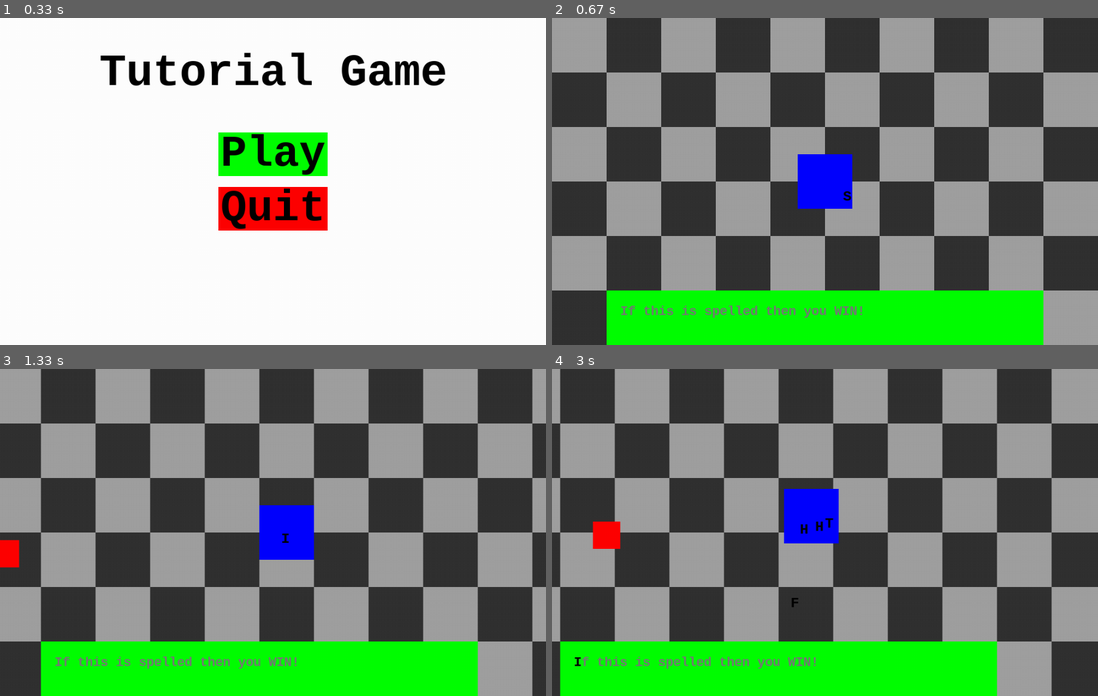
Above: before the commit, frames 1-4 (two rows, left to right).
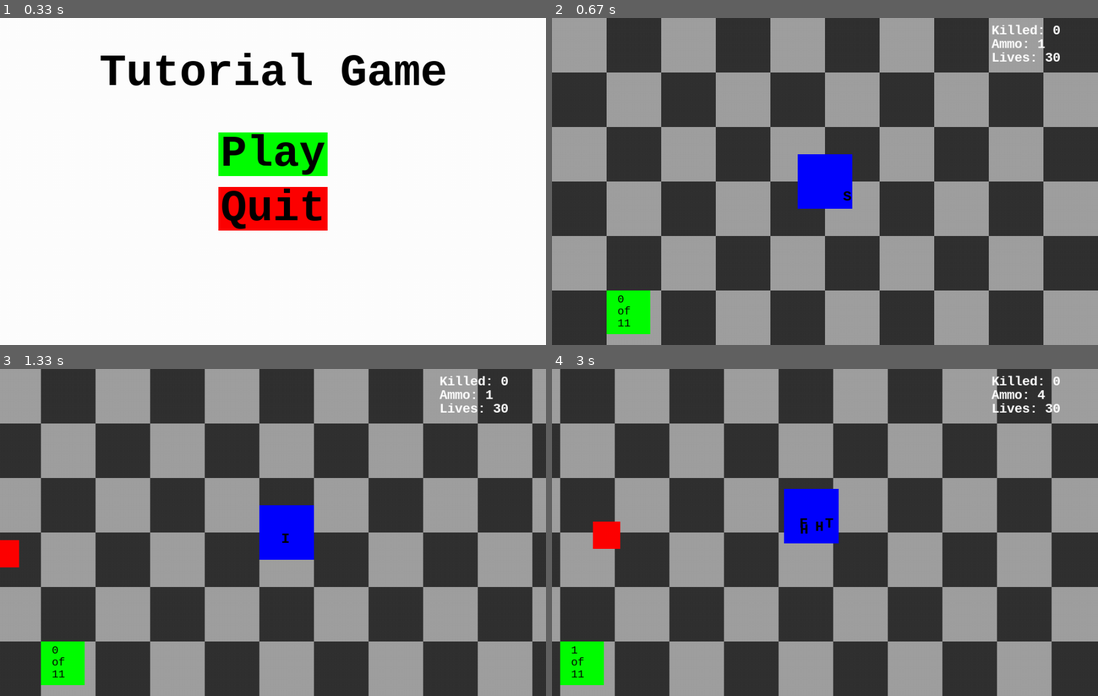
Above: after the commit, the same moments.

Repository: PTTGRW/Shooter_Pygame_Tutorial
Game: pygame game, started from _Main.py
Two runs of this game, one before a commit and one after it. Both use one fixed random seed, a clock stepped at 60 frames per second and the inputs below. The source is Python 2; it was converted automatically to run under Python 3.
Inputs (mouse positions are in pixels of both pictures, inside the frame that each line leads up to):
- Up to frame 1 (0.33 s): no input
- Up to frame 2 (0.67 s): press the mouse at (825, 155) at 0.37 s; move the mouse to (737, 204) at 0.47 s; release the mouse at (655, 256) at 0.6 s
- Up to frame 3 (1.33 s): press the mouse at (273, 506) at 0.7 s; move the mouse to (305, 532) at 0.8 s; release the mouse at (338, 561) at 0.93 s; hold Right from 1 s (still down)
- Up to frame 4 (3 s): release Right at 1.47 s; hold Up 1.5-1.8 s; tap Space at 1.57, 1.9, 2.2, 2.4, 2.7, 2.97 s; hold Right 1.83-2.3 s; hold Left 2.33-2.87 s; hold Down from 2.9 s (still down)

Frame 1 is identical in both runs. In frame 2, 13% of the frame differs, in the area x 10-93%, y 2-100%; in frame 3, 13%; in frame 4, 13%, in the area x 1-93%, y 2-100%.

Commit message:
Video #18
-Fixed player movement out of map bounds
-Fixed crash caused when player fired with the mouse at their center
-Fixed how the target is obtains for player's shooting and enemies so
that they work on the map
-Changed how objectives will be handled

Diff:
--- a/GenericPlayer.py
+++ b/GenericPlayer.py
@@ -149,7 +149,7 @@
         ydiff = target[1] - self.rect.y - self.rect.height/2
 
         magnitude = math.sqrt(float(xdiff ** 2 + ydiff ** 2))        #Magnitude of the hypotenuse for travel
-        numFrames = int(magnitude / self.speed)                      #Number of frames the bullet must travel
+        numFrames = 1 + int(magnitude / self.speed)                      #Number of frames the bullet must travel
 
         self.xmove = xdiff/numFrames
         self.ymove = ydiff/numFrames
@@ -164,9 +164,9 @@
         self.kill()
 
     def checkDist(self):
-        if self.rect.x < -100 or self.rect.x > 1100:
+        if self.rect.x < -100 or self.rect.x > 2200:
             self.destroy()
-        if self.rect.y < -100 or self.rect.y > 700:
+        if self.rect.y < -100 or self.rect.y > 2200:
             self.destroy()
 
     def update(self):
@@ -177,20 +177,22 @@
 
 class Objective():
     def __init__(self):
-        self.winMessage = "If this is spelled then you WIN!"
+        self.winMessage = "i i i i i i"
         self.displayMessage = ""
         self.charPos = 0
-        self.image = pygame.Surface((800, 100))
+        self.image = pygame.Surface((80, 80))
         self.redraw()
 
     def redraw(self):
         self.image.fill(utils.green)
 
-        self.ghostText = utils.getFont(size=24, style="bold").render(self.winMessage, True, utils.gray)
-        self.image.blit(self.ghostText, (25, 25))
-
-        self.text = utils.getFont(size=24, style="bold").render(self.displayMessage, True, utils.black)
-        self.image.blit(self.text, (25, 25))
+        elements = [str(len(self.displayMessage)), "of", str(len(self.winMessage))]
+
+        for i, string in enumerate(elements):
+            self.text = utils.getFont().render(string, True, utils.black)
+            self.image.blit(self.text, (20, 5 + i*22))
+
+
         self.rect = self.image.get_rect()
         self.rect.x = 100
         self.rect.y = 500
--- a/_Main.py
+++ b/_Main.py
@@ -115,7 +115,7 @@
             self.map.resetMap()
 
             if mouse[0]:                                                   #Left-Click events
-                self.player.shoot(cur)
+                self.player.shoot((cur[0] - self.map.offsetX, cur[1] - self.map.offsetY))
 
             #COLLISION DETECTION
             playerCollisions = pygame.sprite.spritecollide(self.player, self.enemies, False)
@@ -128,20 +128,21 @@
                 enemy.takeDamage()
 
             objvCollision = pygame.sprite.spritecollide(self.objv, self.player.bullets, False)
-            for bullet in objvCollision:
-                tempLett = self.objv.winMessage[len(self.objv.displayMessage)]
-                if tempLett.upper() == bullet.name:
-                    self.objv.displayMessage += tempLett
-                    self.objv.redraw()
-                    bullet.destroy()
-                    if self.objv.winMessage[len(self.objv.displayMessage)] == " ":
-                        self.objv.displayMessage += " "
+            if self.objv.winMessage != self.objv.displayMessage:
+                for bullet in objvCollision:
+                    tempLett = self.objv.winMessage[len(self.objv.displayMessage)]
+                    if tempLett.upper() == bullet.name:
+                        self.objv.displayMessage += tempLett
+                        self.objv.redraw()
+                        bullet.destroy()
+                        if self.objv.winMessage != self.objv.displayMessage:
+                            if self.objv.winMessage[len(self.objv.displayMessage)] == " ":
+                                self.objv.displayMessage += " "
 
             #Spawning
             BasicEnemy.spawn()
             #Updates
             self.player.update(self.map.activeMap)
-            self.scoreB.update(self.gw)
             self.enemies.update(self.player)
             self.objv.update(self.map.activeMap)
 
@@ -150,6 +151,10 @@
 
             #END drawing stuff
             self.map.update(self.gw, self.player.rect)
+
+            #UI Stuff
+            self.scoreB.update(self.gw)
+
             pygame.display.update()
             self.clock.tick(self.FPS)
 
--- a/backgroundMap.py
+++ b/backgroundMap.py
@@ -39,6 +39,7 @@
     def update(self, gw, playerRect):
         rect = gw.get_rect()
 
+        #Scrolls the map
         if playerRect.centerx > rect.centerx + 25 - self.offsetX:
             self.offsetX -= self.scrollSpeed
         elif playerRect.centerx < rect.centerx - 25 - self.offsetX:
@@ -49,7 +50,7 @@
         elif playerRect.centery < rect.centery - 25 - self.offsetY:
             self.offsetY += self.scrollSpeed
 
-
+        #If map is past boundaries, set map to max/min
         if self.offsetX > 0:
             self.offsetX = 0
         elif self.offsetX < rect.width - 2100:
@@ -60,7 +61,15 @@
         elif self.offsetY < rect.height - 2100:
             self.offsetY = rect.height - 2100
 
+        if playerRect.left < 0:
+            playerRect.left = 0
+        elif playerRect.right > 2100:
+            playerRect.right = 2100
 
+        if playerRect.top < 0:
+            playerRect.top = 0
+        elif playerRect.bottom > 2100:
+            playerRect.bottom = 2100
 
 
 
--- a/utils.py
+++ b/utils.py
@@ -30,17 +30,17 @@
 
     def drawEnemiesKilled(self):
 
-        text = getFont(size=24, style="bold").render(("Killed: " + str(ScoreBoard.enemiesKilled)), True, black)
+        text = getFont(size=24, style="bold").render(("Killed: " + str(ScoreBoard.enemiesKilled)), True, white)
         self.image.blit(text, (5, 10))
 
     def drawPlayerAmmo(self):
 
-        text = getFont(size=24, style="bold").render(("Ammo: " + str(ScoreBoard.playerAmmo)), True, black)
+        text = getFont(size=24, style="bold").render(("Ammo: " + str(ScoreBoard.playerAmmo)), True, white)
         self.image.blit(text, (5, 35))
 
     def drawPlayerLives(self):
 
-        text = getFont(size=24, style="bold").render(("Lives: " + str(ScoreBoard.playerLives)), True, black)
+        text = getFont(size=24, style="bold").render(("Lives: " + str(ScoreBoard.playerLives)), True, white)
         self.image.blit(text, (5, 60))
 
     def update(self, gw):
